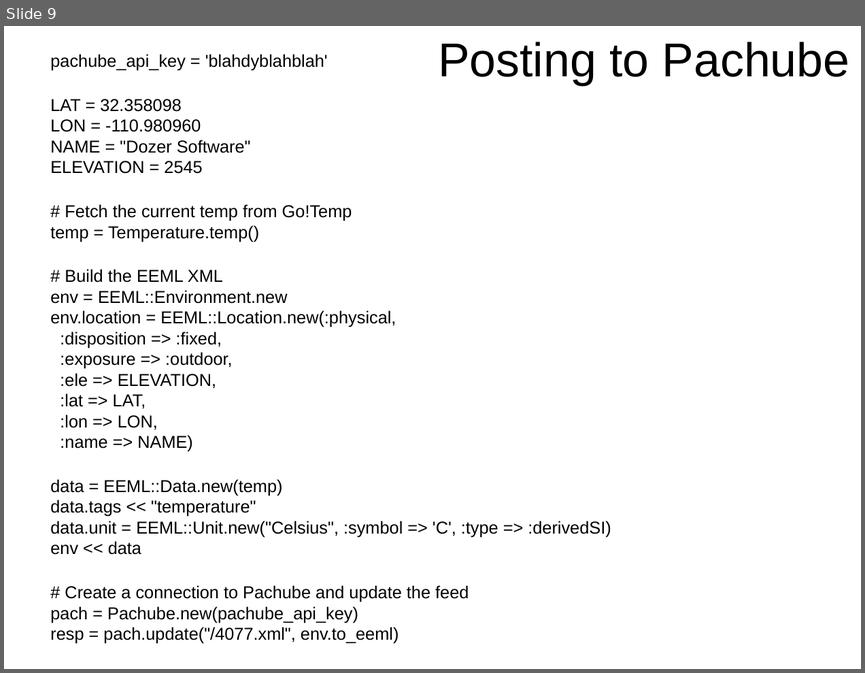
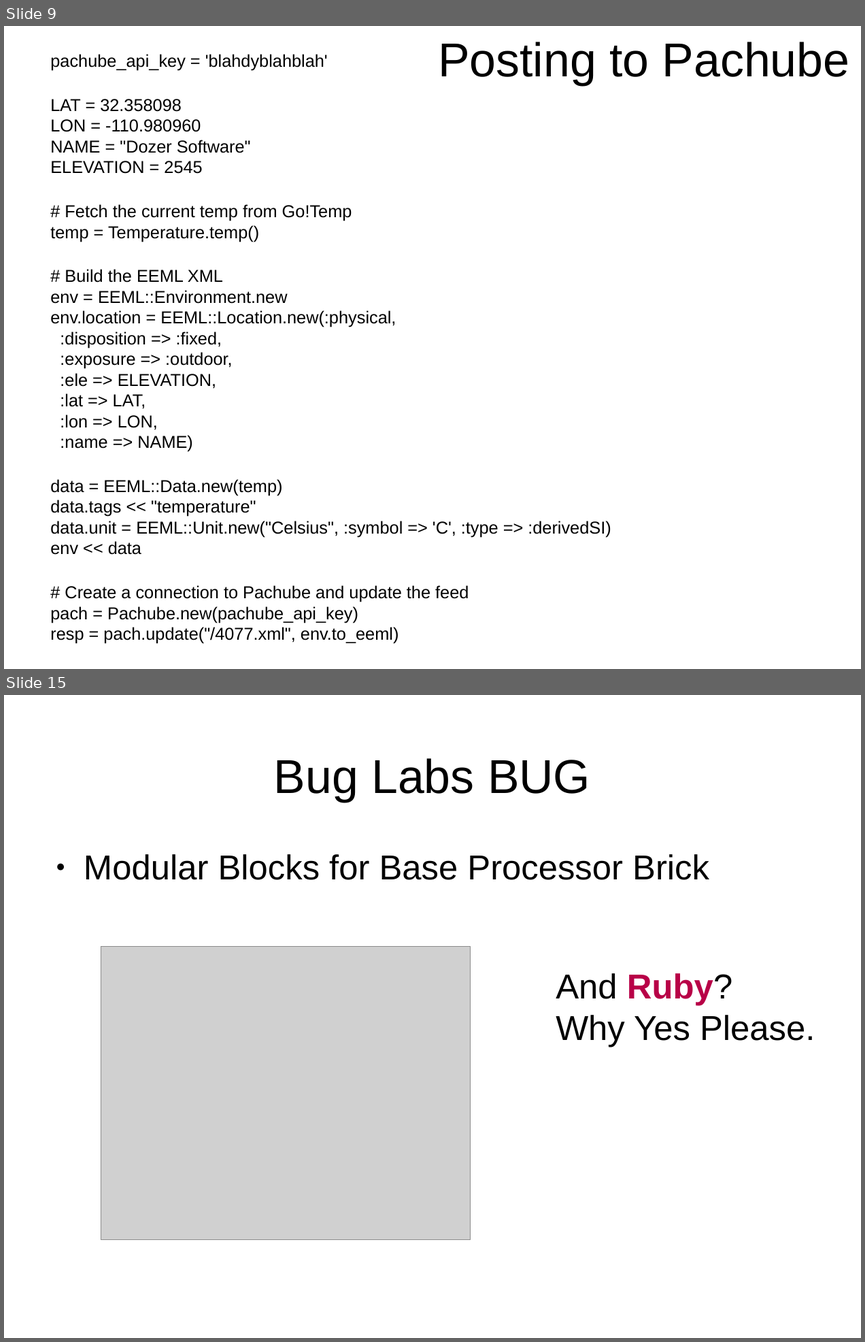
Before and after one commit to kitplummer/Mil-OSS, a slide deck: hackin_devices_with_ruby.odp. Shown one above the other, each under a label of ours: slide 9 before the commit, slides 9 and 15 after it; the slides between them are not shown. The pictures are 865x673 and 865x1342 pixels, drawn with LibreOffice and Linux fonts; fonts in the diff are those of the drawing; grey boxes stand for pictures. Boxes give left, top, right and bottom in pixels: in the first picture for what was removed or moved away, otherwise in the second. Text is boxed around its words. In the diff, an @@ line names an element or a change of style, - is before the commit and + after.

```diff
--- a/hackin_devices_with_ruby.odp
+++ b/hackin_devices_with_ruby.odp
@@ slide 15 added at [4, 695, 861, 1338], background #FFFFFF @@
@@ title added at [274, 758, 590, 802], 44 pt, text #000000 @@
+Bug Labs BUG
@@ text added at [84, 854, 709, 880], 32 pt, text #000000 @@
+● Modular Blocks for Base Processor Brick
@@ picture added at [101, 946, 470, 1239] @@
@@ text added at [555, 973, 815, 1047], 32 pt, text #000000 @@
+And Ruby?
+Why Yes Please.
```
Also in this commit, not shown: 1 slide changed, 5 other slides added, 5 other files.
